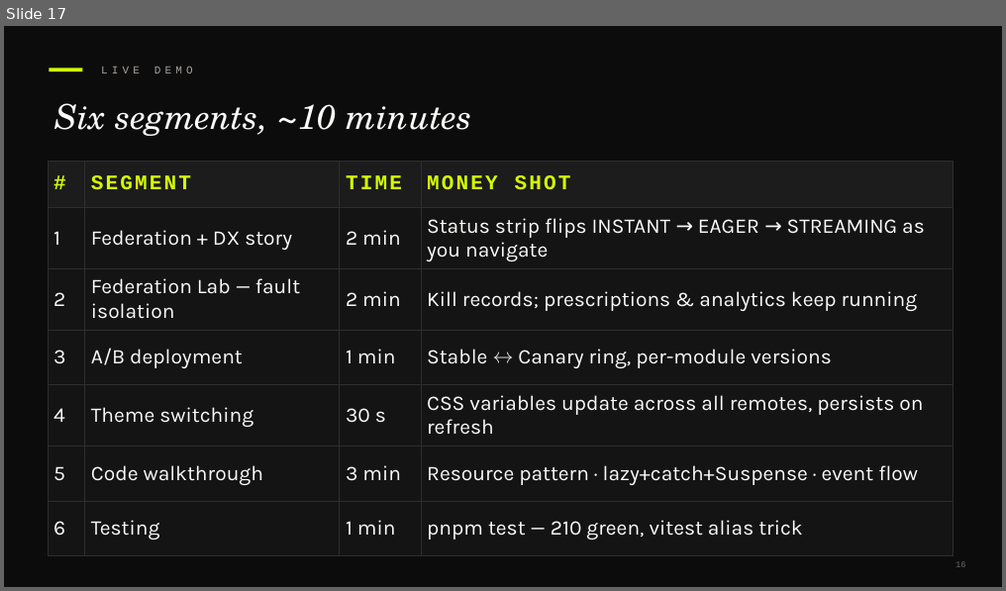
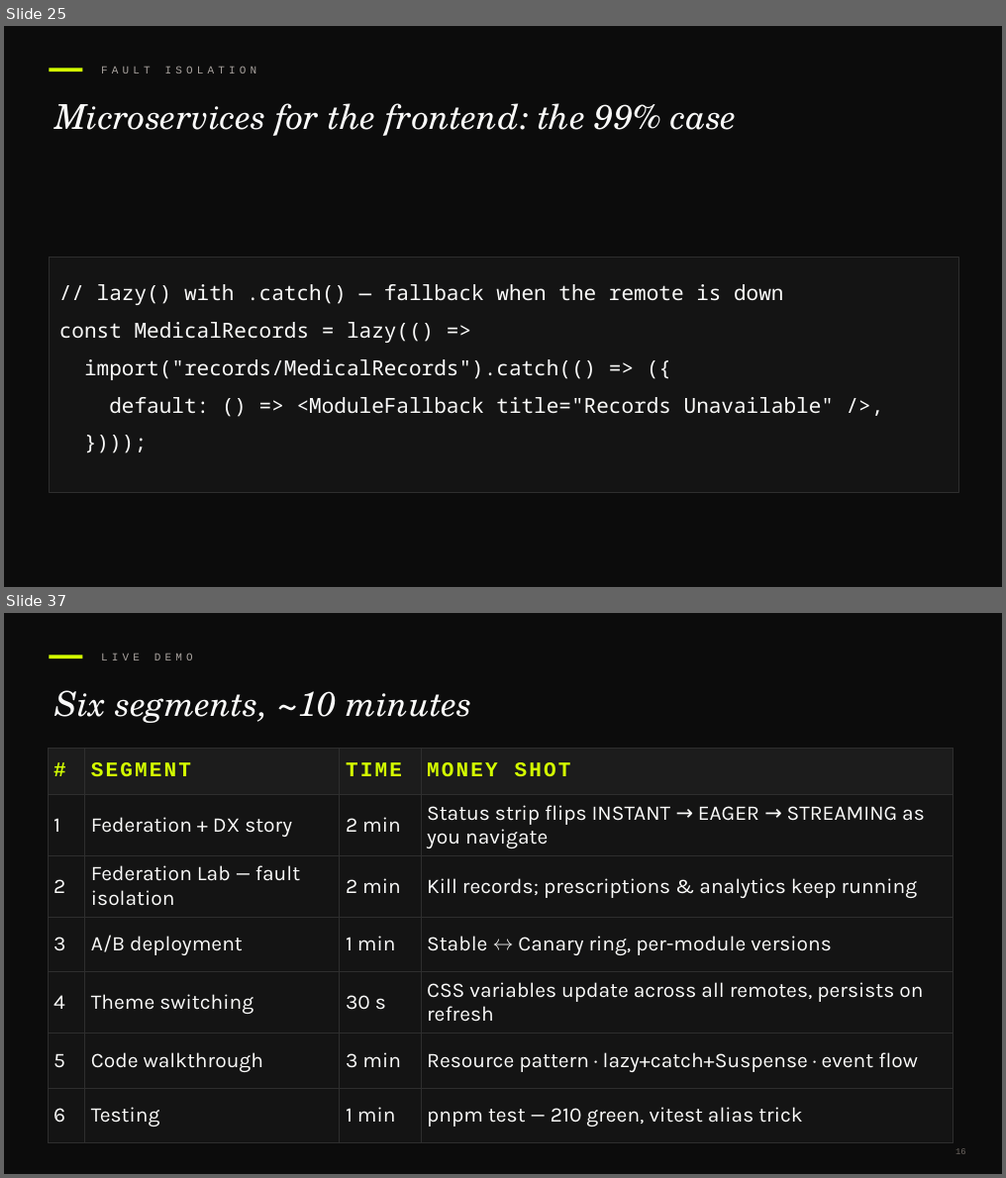
Before and after one commit to devlinduldulao/module-federation-demo, a slide deck: presentation/module-federation.pptx. Shown one above the other, each under a label of ours: slide 17 before the commit, slides 25 and 37 after it; the slides between them are not shown. The pictures are 1006x591 and 1006x1178 pixels, drawn with LibreOffice and Linux fonts; fonts in the diff are those of the drawing. Boxes give left, top, right and bottom in pixels: in the first picture for what was removed or moved away, otherwise in the second. Text is boxed around its words. In the diff, an @@ line names an element or a change of style, - is before the commit and + after.

```diff
--- a/presentation/module-federation.pptx
+++ b/presentation/module-federation.pptx
@@ slide 25 added at [4, 26, 1002, 587], background #0C0C0C @@
@@ rectangle added at [49, 68, 82, 72], fill #D4FF00 @@
@@ text added at [101, 66, 257, 74], 10.5 pt, text #A8A29E @@
+FAULT ISOLATION
@@ text added at [54, 103, 737, 136], 33 pt, text #FAFAF9, italic @@
+Microservices for the frontend: the 99% case
@@ rectangle added at [49, 258, 958, 492], fill #141414, outline #2E2E2E 0.75 pt, 20 pt, text #FAFAF9 @@
+// lazy() with .catch() — fallback when the remote is down
+const MedicalRecords = lazy(() =>
+import("records/MedicalRecords").catch(() => ({
+default: () => <ModuleFallback title="Records Unavailable" />,
+})));
@@ what was slide 17 is now slide 37 @@
```
Also in this commit, not shown: 13 slides changed, 21 other slides added, 1 other file.
